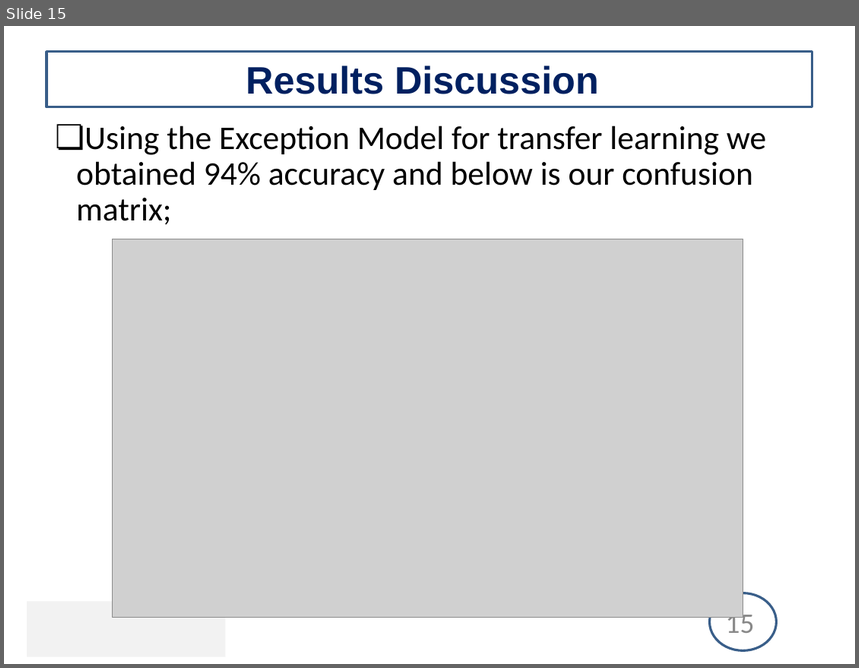
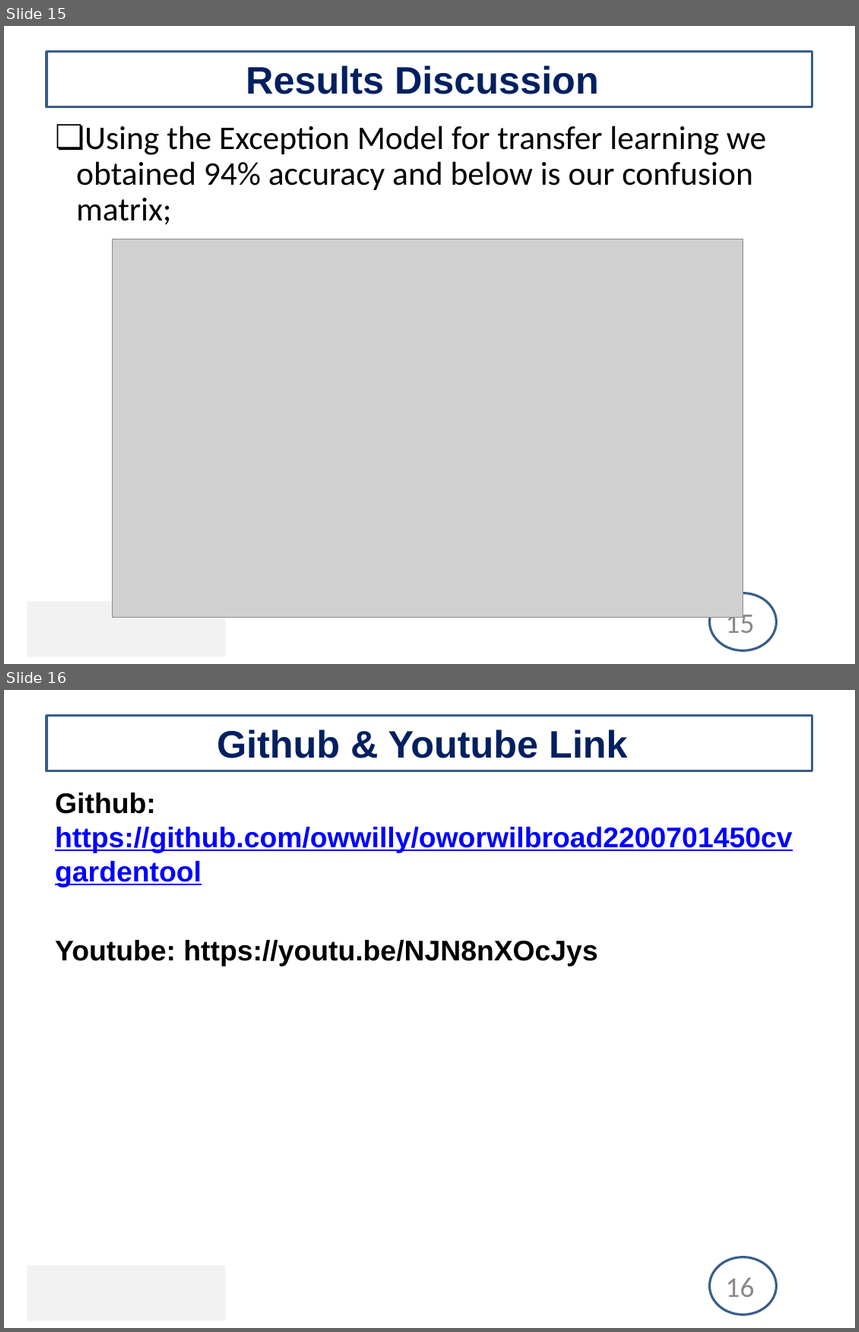
Before and after one commit to owwilly/oworwilbroad2200701450cvgardentool, a slide deck: Wilbroad Garden Tool.pptx. Shown one above the other, each under a label of ours: slide 15 before the commit, slides 15 and 16 after it. The pictures are 859x668 and 859x1332 pixels, drawn with LibreOffice and Linux fonts; fonts in the diff are those of the drawing; grey boxes stand for pictures; background and template pictures are left out. Boxes give left, top, right and bottom in pixels: in the first picture for what was removed or moved away, otherwise in the second. Text is boxed around its words. In the diff, an @@ line names an element or a change of style, - is before the commit and + after.

```diff
--- a/Wilbroad Garden Tool.pptx
+++ b/Wilbroad Garden Tool.pptx
@@ slide 16 added at (4, 690, 855, 1328), background #FFFFFF; not listed: 4 template elements that a slide beside it also shows @@
@@ title added at (217, 730, 628, 758), 32.4 pt, text #002060, bold @@
+Github & Youtube Link
@@ text added at (55, 793, 792, 967), 24 pt, text #0000FF, bold, underline @@
+Github: https://github.com/owwilly/oworwilbroad2200701450cvgardentool
+Youtube: https://youtu.be/NJN8nXOcJys
```
Also in this commit, not shown: 1 slide changed.
